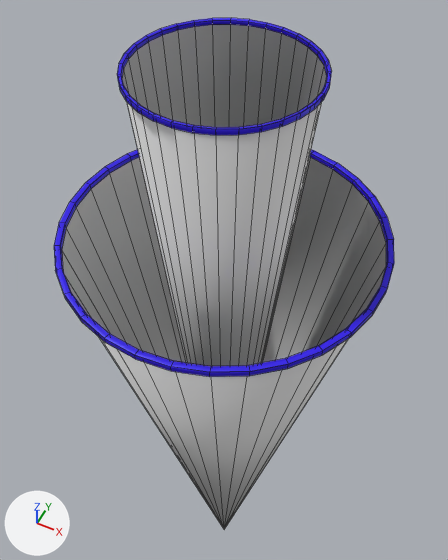
The Blender file LookingGalssCloudsV2/Crewcible/Assets/Models/RocketReticle.blend, before and after one commit.
One viewpoint serves both versions: a camera (50 mm lens) standing at (1.25, -2.5, 7.71) and looking at (-0.34, 0.67, 3.74). The axes (+X, +Y, +Z) are drawn at lower left. The lights are the same throughout. Mesh edges are drawn as thin lines.

The older version as bpy lines, for what is in view:
```python
me_cylinder = bpy.data.meshes.new('Cylinder')
me_cylinder.from_pydata(...)  # 225 vertices, 256 faces; spans x -1.04..1.04, y -1.04..1.04, z 0.0..5.04
me_cylinder.polygons.foreach_set('use_smooth', [True] * 256)
# faces by material slot: [32, 224]
me_cylinder.materials.append(mat_material_001)  # white #e7e7e7
me_cylinder.materials.append(mat_material_002)  # blue #2800e7
me_cylinder_002 = bpy.data.meshes.new('Cylinder.002')
me_cylinder_002.from_pydata(...)  # 225 vertices, 256 faces; spans x -0.52..0.52, y -0.52..0.52, z 0.0..6.14
me_cylinder_002.polygons.foreach_set('use_smooth', [True] * 256)
# faces by material slot: [32, 224]
me_cylinder_002.materials.append(mat_material_001)  # white #e7e7e7
me_cylinder_002.materials.append(mat_material_002)  # blue #2800e7
ob_cylinder = bpy.data.objects.new('Cylinder', me_cylinder)
ob_cylinder.location = (0.0, 0.0, 0.0)
ob_cylinder_001 = bpy.data.objects.new('Cylinder.001', me_cylinder_002)
ob_cylinder_001.location = (0.0, 0.0, 0.0)
```
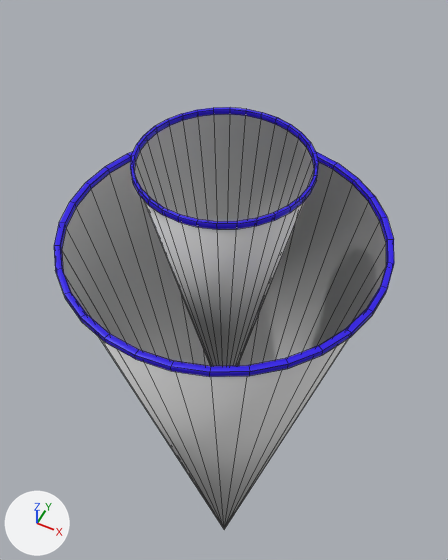
Changed parts and their boxes (x1, y1, x2, y2) in the pictures (448 x 560 px):
'Cylinder.001', reshaped, moved, rescaled
    before: (117, 18, 332, 366)
    after: (130, 107, 319, 366)

What changed in the scene script:
```text
Change me_cylinder_002:
    where me_cylinder_002.from_pydata(...)  # 225 vertices, 256 faces; spans x -0.52..0.52, y -0.52..0.52, z 0.0..6.14
    used by ob_cylinder_001; location = (0.0, 0.0, 0.0)
    me_cylinder_002 part 1: all 224 vertices in x -0.52..0.52, y -0.52..0.52, z 6.11..6.14 are scaled about their middle by (2, 2, 2.59), then moved by (0.0, 0.0, -1.09)
Change ob_cylinder_001:
    ob_cylinder_001.location: (0.0, 0.0, 0.0) -> (0.0, 0.0, 3.046)
    ob_cylinder_001.scale: (1.0, 1.0, 1.0) -> (0.5, 0.5, 0.5)
```
